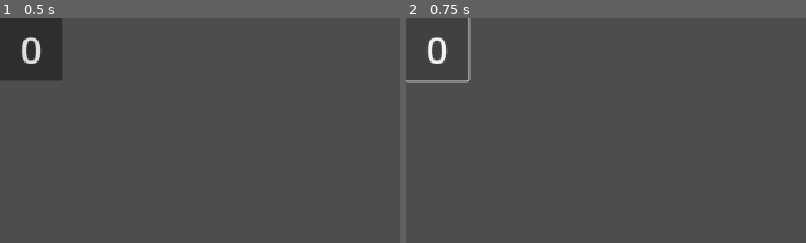
Above: before the commit, frames 1-2 (left to right).
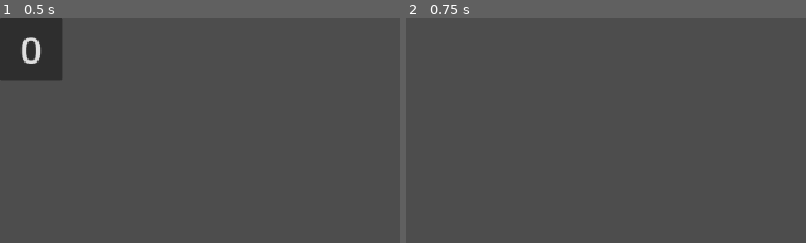
Above: after the commit, the same moments.

Repository: KIT-GameJam/Firework-Craft
Game: Godot game, scene res://ui/screens/level-select-screen/level_button.tscn
Two runs of this game, one before a commit and one after it. Both use one fixed random seed, a clock stepped at 60 frames per second and the inputs below. This scene is started directly instead of the project's main scene.
Inputs:
- Up to frame 1 (0.5 s): no input
- Up to frame 2 (0.75 s): click "0" at 0.5 s
The pictures show only the part of the screen within x 0-50%, y 0-50%; the shares and areas given below are measured in that part.

Frame 1 is identical in both runs. In frame 2, 0.7% of the frame differs, in the area x 0-17%, y 0-29%.

Commit message:
stats screen

Diff:
--- a/gamemanager/level_manager.gd
+++ b/gamemanager/level_manager.gd
@@ -3,6 +3,7 @@
 signal end
 
 var level_scene: PackedScene = load("res://levels/main_level.tscn")
+var stats_scene: PackedScene = load("res://ui/screens/day-over-screen/day_over_screen.tscn")
 var level_number = 0
 
 func _ready() -> void:
@@ -12,7 +13,12 @@
 	level_number += 1
 	_make_level(level_number)
 
-func _make_level(_nr: int) -> void:
+func _make_level(nr: int) -> void:
 	var level: Level = level_scene.instantiate()
-	level.day_over.connect(_next_level)
+	level.day_over.connect(_show_stats)
 	add_child(level)
+
+func _show_stats() -> void :
+	var curr_stats = stats_scene.instantiate()
+	curr_stats.select_level_1.connect(_next_level)
+	add_child(curr_stats)
--- a/levels/main_level.gd
+++ b/levels/main_level.gd
@@ -18,7 +18,6 @@
 func _process(_delta: float) -> void:
 	%TimerLabel.text = str(snapped(%Timer.time_left,1))
 
-
 func _day_over() -> void:
 	day_over.emit()
 	queue_free()
--- a/ui/screens/day-over-screen/day_over_screen.gd
+++ b/ui/screens/day-over-screen/day_over_screen.gd
@@ -1,15 +1,15 @@
 extends Control
-
+var level_nr: int
+signal select_level_1
 
 # Called when the node enters the scene tree for the first time.
 func _ready() -> void:
-	pass # Replace with function body.
-
+	pass
 
 # Called every frame. 'delta' is the elapsed time since the previous frame.
 func _process(_delta: float) -> void:
 	pass
 
-
 func _on_button_pressed() -> void:
+	select_level_1.emit()
 	queue_free()
--- a/ui/screens/level-select-screen/level_button.gd
+++ b/ui/screens/level-select-screen/level_button.gd
@@ -2,10 +2,11 @@
 extends Button
 
 var level_nr: int
-signal select_level(level_nr: int)
+signal select_level()
 
 func _ready() -> void:
 	text = str(level_nr)
 
 func _on_pressed() -> void:
-	select_level.emit(level_nr)
+	select_level.emit()
+	queue_free()
Not shown: 1 places in gamemanager/level_manager.tscn that only renumber resources
Not shown: 1 places in levels/main_level.tscn that only renumber resources
